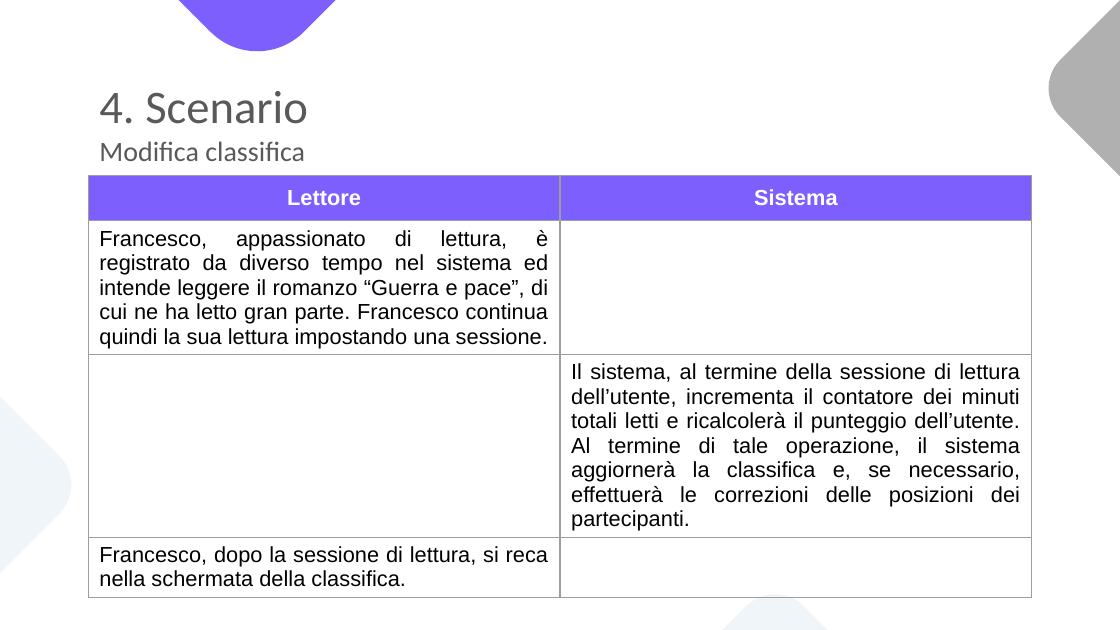
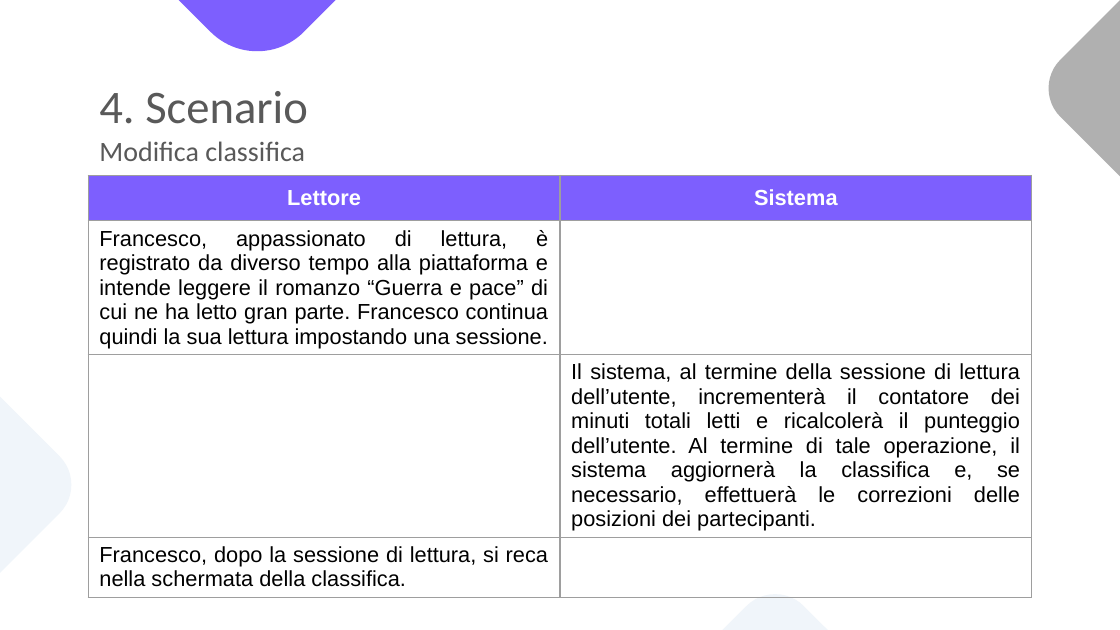
Before and after one commit to notjuary/Bookster_Classe03, a slide deck: slide 28 of DOC/Presentazione.pptx. Drawn at 1120x630 pixels with LibreOffice and Linux fonts; fonts in the diff are those of the drawing. Boxes give left, top, right and bottom in pixels: in the first picture for what was removed or moved away, otherwise in the second. Text is boxed around its words. In the diff, an @@ line names an element or a change of style, - is before the commit and + after.

```diff
--- a/DOC/Presentazione.pptx
+++ b/DOC/Presentazione.pptx
@@ table at (x1=88, y1=176, x2=1032, y2=620) @@
-row 2, column 1: Francesco, appassionato di lettura, è registrato da diverso tempo nel sistema ed intende leggere il romanzo “Guerra e pace”, di cui ne ha letto gran parte. Francesco continua quindi la sua lettura impostando una sessione.
+row 2, column 1: Francesco, appassionato di lettura, è registrato da diverso tempo alla piattaforma e intende leggere il romanzo “Guerra e pace” di cui ne ha letto gran parte. Francesco continua quindi la sua lettura impostando una sessione.
-row 3, column 2: Il sistema, al termine della sessione di lettura dell’utente, incrementa il contatore dei minuti totali letti e ricalcolerà il punteggio dell’utente. Al termine di tale operazione, il sistema aggiornerà la classifica e, se necessario, effettuerà le correzioni delle posizioni dei partecipanti.
+row 3, column 2: Il sistema, al termine della sessione di lettura dell’utente, incrementerà il contatore dei minuti totali letti e ricalcolerà il punteggio dell’utente. Al termine di tale operazione, il sistema aggiornerà la classifica e, se necessario, effettuerà le correzioni delle posizioni dei partecipanti.
```
Also in this commit, not shown: 57 other slides changed, 1 slide removed.
